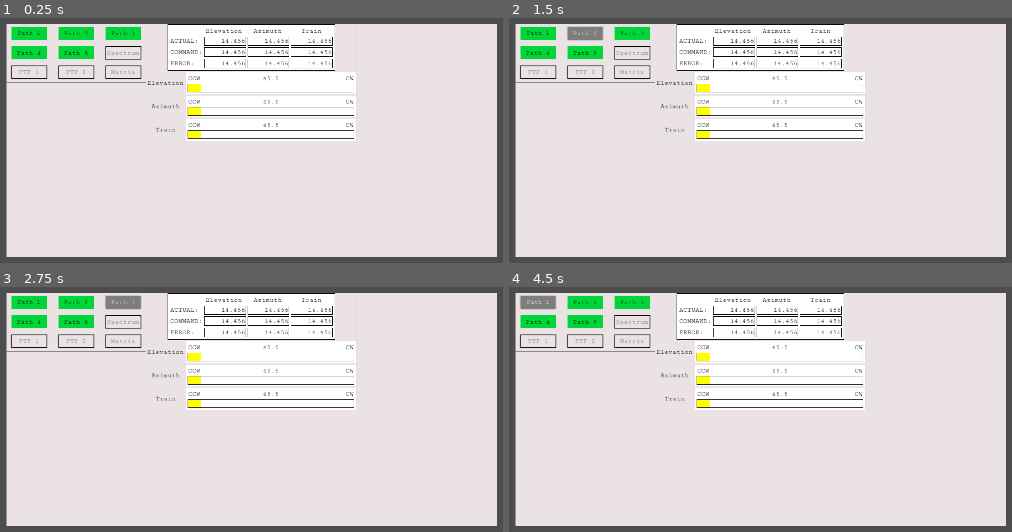
Above: before the commit, frames 1-4 (two rows, left to right).
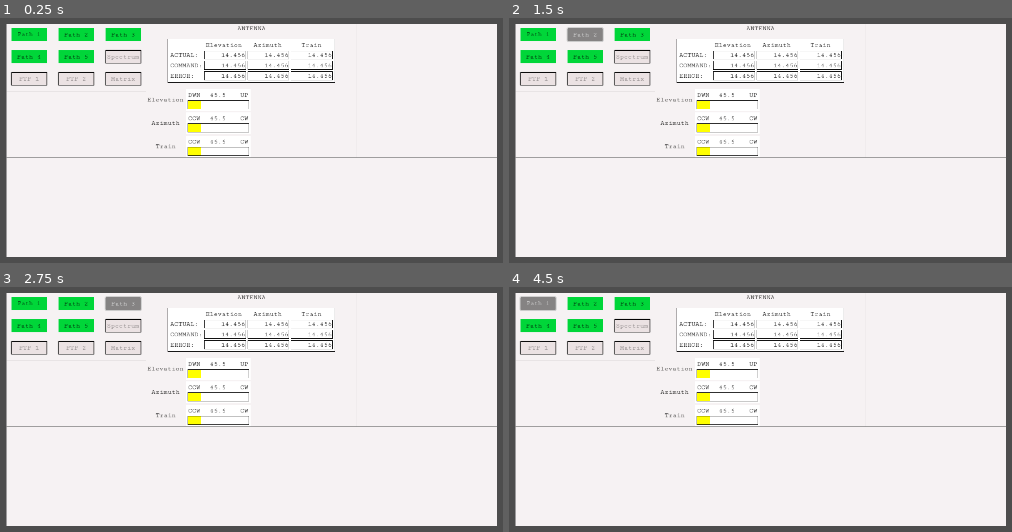
Above: after the commit, the same moments.

Repository: asfadmin/antenna-museum-exhibit
Game: Godot game, scene res://src/main.tscn
Same seed, same stepped clock (60 frames per second), same inputs: the game is played once before the commit and once after it.
Inputs:
- Up to frame 1 (0.25 s): no input
- Up to frame 2 (1.5 s): click "Path 1" at 0.5 s; click "Path 2" at 1.25 s
- Up to frame 3 (2.75 s): click "Path 3" at 2 s
- Up to frame 4 (4.5 s): click "Path 4" at 2.75 s; click "Path 5" at 3.5 s; click "Path 1" at 4.25 s

The runs differ from the first frame. In frame 1, 7.0% of the frame differs, in the area x 1-99%, y 2-58%; in frame 2, 7.0%; in frame 3, 7.1%; in frame 4, 7.1%.

Commit message:
feat: bad button kiosk and antenna state setup

Diff:
--- a/exhibit-frontend/project.godot
+++ b/exhibit-frontend/project.godot
@@ -15,6 +15,10 @@
 config/features=PackedStringArray("4.3", "GL Compatibility")
 config/icon="res://icon.svg"
 
+[autoload]
+
+AntennaState="*res://src/singletons/antenna_state.gd"
+
 [display]
 
 window/size/viewport_width=1920
--- a/exhibit-frontend/src/button_kiosk/button_kiosk.gd
+++ b/exhibit-frontend/src/button_kiosk/button_kiosk.gd
@@ -3,9 +3,32 @@
 
 # Called when the node enters the scene tree for the first time.
 func _ready() -> void:
-	pass # Replace with function body.
+	AntennaState.real_azimuth_changed.connect(_on_real_azimuth_changed)
+	AntennaState.real_train_changed.connect(_on_real_train_changed)
+	AntennaState.real_elevation_changed.connect(_on_real_elevation_changed)
 
+func update_stats_section(commandLabel: Label, errorLabel: Label, actualLabel: Label, sliderLabel: Label, slider: HSlider, value: float):
+	commandLabel.text = str(value)
+	var random_offset = randf_range(-0.05,0.05)
+	errorLabel.text = str(random_offset)
+	actualLabel.text = str(value + random_offset)
+	sliderLabel.text = str(value) # probably round this
+	slider.value = value
 
-# Called every frame. 'delta' is the elapsed time since the previous frame.
-func _process(delta: float) -> void:
+func _on_real_azimuth_changed(value: float):
+	update_stats_section(%CommandAzimuthLabel,%ErrorAzimuthLabel,%RealAzimuthLabel, %AzimuthSliderLabel, %AzimuthSlider, value)
+
+func _on_real_train_changed(value: float):
+	update_stats_section(%CommandTrainLabel,%ErrorTrainLabel,%RealTrainLabel, %TrainSliderLabel, %TrainSlider, value)
+
+func _on_real_elevation_changed(value: float):
+	update_stats_section(%CommandElevationLabel,%ErrorElevationLabel,%RealElevationLabel, %ElevationSliderLabel, %ElevationSlider, value)
+
+func _on_azimuth_slider(value: float):
 	pass
+
+func _on_train_slider(value: float):
+	pass
+
+func _on_elevation_slider(value: float):
+	pass
--- a/exhibit-frontend/src/button_kiosk/button_kiosk.tscn
+++ b/exhibit-frontend/src/button_kiosk/button_kiosk.tscn
@@ -56,7 +56,7 @@
 size_flags_horizontal = 3
 size_flags_vertical = 3
 
-[node name="Button" type="Button" parent="VBoxContainer/HBoxContainer/VBoxContainer/PanelContainer/HBoxContainer/Control"]
+[node name="Path1Button" type="Button" parent="VBoxContainer/HBoxContainer/VBoxContainer/PanelContainer/HBoxContainer/Control"]
 layout_mode = 1
 anchors_preset = 8
 anchor_left = 0.5
@@ -274,6 +274,13 @@
 layout_mode = 2
 size_flags_horizontal = 3
 size_flags_stretch_ratio = 1.5
+theme_override_constants/separation = 15
+
+[node name="Label" type="Label" parent="VBoxContainer/HBoxContainer/AntennaStatsContainer"]
+layout_mode = 2
+theme_override_colors/font_color = Color(0, 0, 0, 1)
+text = "ANTENNA"
+horizontal_alignment = 1
 
 [node name="HBoxContainer" type="HBoxContainer" parent="VBoxContainer/HBoxContainer/AntennaStatsContainer"]
 layout_mode = 2
@@ -514,9 +521,10 @@
 layout_mode = 2
 size_flags_horizontal = 3
 theme_override_colors/font_color = Color(0, 0, 0, 1)
-text = "CCW"
-
-[node name="Label3" type="Label" parent="VBoxContainer/HBoxContainer/AntennaStatsContainer/HBoxContainer2/VBoxContainer/HBoxContainer/PanelContainer/MarginContainer/VBoxContainer/HBoxContainer"]
+text = "DWN"
+
+[node name="ElevationSliderLabel" type="Label" parent="VBoxContainer/HBoxContainer/AntennaStatsContainer/HBoxContainer2/VBoxContainer/HBoxContainer/PanelContainer/MarginContainer/VBoxContainer/HBoxContainer"]
+unique_name_in_owner = true
 layout_mode = 2
 size_flags_horizontal = 3
 theme_override_colors/font_color = Color(0, 0, 0, 1)
@@ -527,10 +535,11 @@
 layout_mode = 2
 size_flags_horizontal = 3
 theme_override_colors/font_color = Color(0, 0, 0, 1)
-text = "CW"
-horizontal_alignment = 2
-
-[node name="HSlider" type="HSlider" parent="VBoxContainer/HBoxContainer/AntennaStatsContainer/HBoxContainer2/VBoxContainer/HBoxContainer/PanelContainer/MarginContainer/VBoxContainer"]
+text = "UP"
+horizontal_alignment = 2
+
+[node name="ElevationSlider" type="HSlider" parent="VBoxContainer/HBoxContainer/AntennaStatsContainer/HBoxContainer2/VBoxContainer/HBoxContainer/PanelContainer/MarginContainer/VBoxContainer"]
+unique_name_in_owner = true
 layout_mode = 2
 size_flags_horizontal = 3
 
@@ -570,7 +579,8 @@
 theme_override_colors/font_color = Color(0, 0, 0, 1)
 text = "CCW"
 
-[node name="Label3" type="Label" parent="VBoxContainer/HBoxContainer/AntennaStatsContainer/HBoxContainer2/VBoxContainer/HBoxContainer2/PanelContainer/MarginContainer/VBoxContainer/HBoxContainer"]
+[node name="AzimuthSliderLabel" type="Label" parent="VBoxContainer/HBoxContainer/AntennaStatsContainer/HBoxContainer2/VBoxContainer/HBoxContainer2/PanelContainer/MarginContainer/VBoxContainer/HBoxContainer"]
+unique_name_in_owner = true
 layout_mode = 2
 size_flags_horizontal = 3
 theme_override_colors/font_color = Color(0, 0, 0, 1)
@@ -584,7 +594,8 @@
 text = "CW"
 horizontal_alignment = 2
 
-[node name="HSlider" type="HSlider" parent="VBoxContainer/HBoxContainer/AntennaStatsContainer/HBoxContainer2/VBoxContainer/HBoxContainer2/PanelContainer/MarginContainer/VBoxContainer"]
+[node name="AzimuthSlider" type="HSlider" parent="VBoxContainer/HBoxContainer/AntennaStatsContainer/HBoxContainer2/VBoxContainer/HBoxContainer2/PanelContainer/MarginContainer/VBoxContainer"]
+unique_name_in_owner = true
 layout_mode = 2
 size_flags_horizontal = 3
 
@@ -623,7 +634,8 @@
 theme_override_colors/font_color = Color(0, 0, 0, 1)
 text = "CCW"
 
-[node name="Label3" type="Label" parent="VBoxContainer/HBoxContainer/AntennaStatsContainer/HBoxContainer2/VBoxContainer/HBoxContainer3/PanelContainer/MarginContainer/VBoxContainer/HBoxContainer"]
+[node name="TrainSliderLabel" type="Label" parent="VBoxContainer/HBoxContainer/AntennaStatsContainer/HBoxContainer2/VBoxContainer/HBoxContainer3/PanelContainer/MarginContainer/VBoxContainer/HBoxContainer"]
+unique_name_in_owner = true
 layout_mode = 2
 size_flags_horizontal = 3
 theme_override_colors/font_color = Color(0, 0, 0, 1)
@@ -637,7 +649,12 @@
 text = "CW"
 horizontal_alignment = 2
 
-[node name="HSlider" type="HSlider" parent="VBoxContainer/HBoxContainer/AntennaStatsContainer/HBoxContainer2/VBoxContainer/HBoxContainer3/PanelContainer/MarginContainer/VBoxContainer"]
+[node name="TrainSlider" type="HSlider" parent="VBoxContainer/HBoxContainer/AntennaStatsContainer/HBoxContainer2/VBoxContainer/HBoxContainer3/PanelContainer/MarginContainer/VBoxContainer"]
+unique_name_in_owner = true
+layout_mode = 2
+size_flags_horizontal = 3
+
+[node name="Control" type="Control" parent="VBoxContainer/HBoxContainer/AntennaStatsContainer/HBoxContainer2"]
 layout_mode = 2
 size_flags_horizontal = 3
 
--- a/exhibit-frontend/src/main_theme.tres
+++ b/exhibit-frontend/src/main_theme.tres
@@ -37,7 +37,7 @@
 expand_margin_bottom = 7.0
 
 [sub_resource type="StyleBoxFlat" id="StyleBoxFlat_84e45"]
-bg_color = Color(0.918581, 0.886328, 0.888962, 1)
+bg_color = Color(0.964324, 0.949989, 0.951135, 1)
 
 [resource]
 Button/colors/font_color = Color(0, 0, 0, 1)
--- /dev/null
+++ b/exhibit-frontend/src/singletons/antenna_state.gd
@@ -0,0 +1,15 @@
+extends Node
+
+var real_azimuth: float :
+	set(value):
+		real_azimuth_changed.emit(value)
+var real_train: float :
+	set(value):
+		real_train_changed.emit(value)
+var real_elevation: float :
+	set(value):
+		real_elevation_changed.emit(value)
+
+signal real_azimuth_changed(value: float)
+signal real_train_changed(value: float)
+signal real_elevation_changed(value: float)
